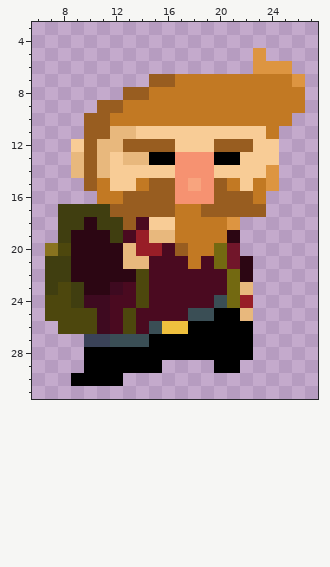
One commit to this pixel-art sprite: images/player/jumping.png. Above, as it was before the edit.
The file is 32x32 pixels. Shown: x 6..27, y 3..31.
After:
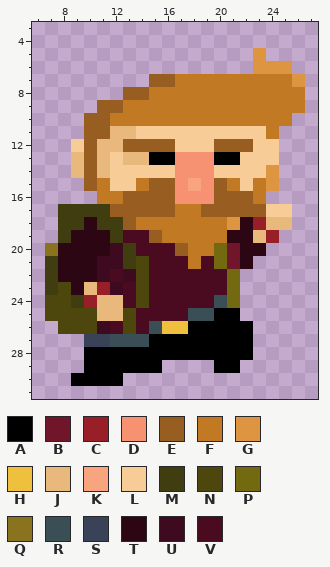
Palette (. is transparent): A #000000  B #71162a  C #981e27  D #f69271  E #985d20  F #c27923  G #dd9541  H #efc03e  J #e8b87d  K #f8a47e  L #f8cc96  M #403e10  N #4d470d  P #736911  Q #89731f  R #3a4e55  S #3a4258  T #2c0613  U #3e0a20  V #4a0a20
What changed:
The author put colour C in row 18 at x 23; in row 19 at x 24.
Colour T becomes colour C in row 23 at x 11.
Colour U becomes colour C in row 24 at x 10.
Colour J becomes colour E in row 19 at x 15.
Colour J becomes colour F in row 19 at x 16.
Colour L becomes colour F in row 18 at x 15 to 16.
Colour V becomes colour F in row 18 at x 14.
The author put colour J in row 18 at x 24 to 25; in row 19 at x 23.
Colour T becomes colour J in row 23 at x 10.
Colour U becomes colour J in rows 24 to 25 at x 11.
Colour V becomes colour J in rows 24 to 25 at x 12.
The author put colour L in row 17 at x 24 to 25.
Colour J becomes colour M in rows 20 to 21 at x 13.
Colour J becomes colour N in row 21 at x 14.
The author put colour T in rows 18 to 19 at x 22; in row 20 at x 22 to 23.
Colour M becomes colour T in rows 21 to 22 at x 8; in row 23 at x 9.
Colour N becomes colour T in row 20 at x 8.
Colour T becomes colour U in row 20 at x 12; in row 21 at x 11 to 12; in row 22 at x 11 and 13.
Colour C becomes colour V in row 19 at x 14; in row 20 at x 14 to 15.
Colour T becomes colour V in row 22 at x 12.
Colour C is gone in row 24 at x 22.
Colour J is gone in row 23 at x 22; in row 25 at x 22.
Colour T is gone in row 22 at x 22.
Where, in picture pixels (left, top, right, bottom), the same in both pictures:
changed: (240, 204, 292, 321)
changed: (58, 217, 175, 321)
